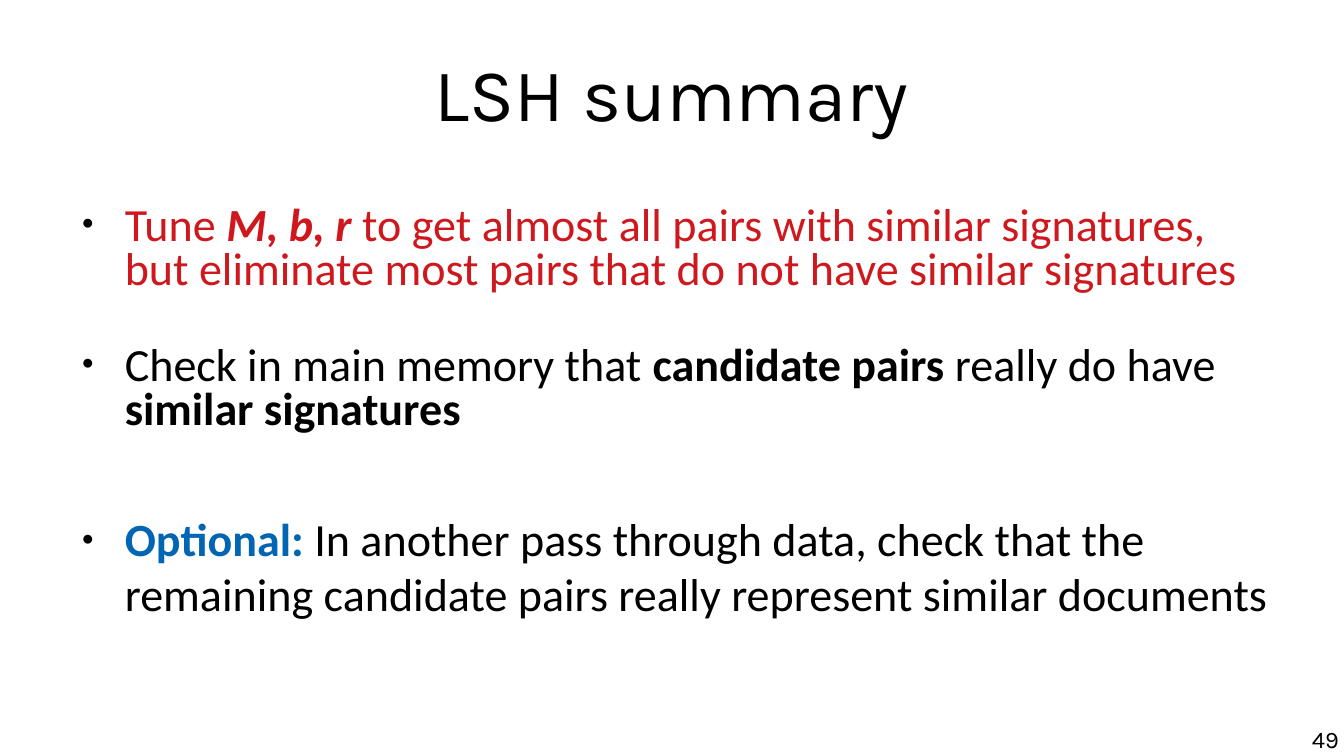
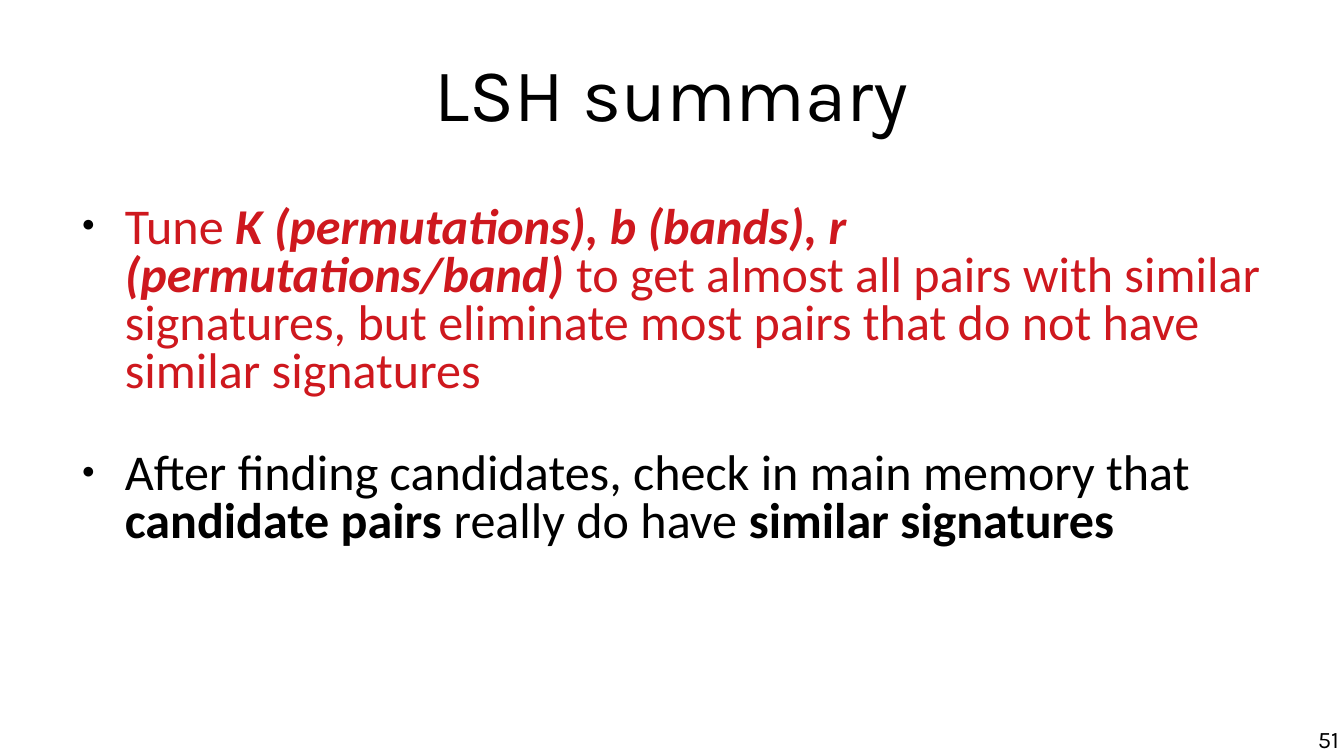
Before and after one commit to marco-calautti/data-mining-course, a slide deck: slide 51 of theory/tt04_near_duplicates.odp (slide 49 before the commit). Drawn at 1344x756 pixels with LibreOffice and Linux fonts; fonts in the diff are those of the drawing. Boxes give left, top, right and bottom in pixels: in the first picture for what was removed or moved away, otherwise in the second. Text is boxed around its words. In the diff, an @@ line names an element or a change of style, - is before the commit and + after.

Commit message:
Small adjustments, optional materials

```diff
--- a/theory/tt04_near_duplicates.odp
+++ b/theory/tt04_near_duplicates.odp
@@ text at (x1=125, y1=207, x2=1259, y2=547): text changed; size 27.2 to 29.6 pt; text colour #000000 to #CE181E @@
-● Tune M, b, r to get almost all pairs with similar signatures, but eliminate most pairs that do not have similar signatures
-● Check in main memory that candidate pairs really do have similar signatures
-● Optional: In another pass through data, check that the remaining candidate pairs really represent similar documents
+● Tune K (permutations), b (bands), r (permutations/band) to get almost all pairs with similar signatures, but eliminate most pairs that do not have similar signatures
+● After finding candidates, check in main memory that candidate pairs really do have similar signatures
@@ page number at (x1=1318, y1=733, x2=1339, y2=749): text changed @@
-49
+51
```
Also in this commit, not shown: 3 other slides changed, 2 slides added, 3 other files.
